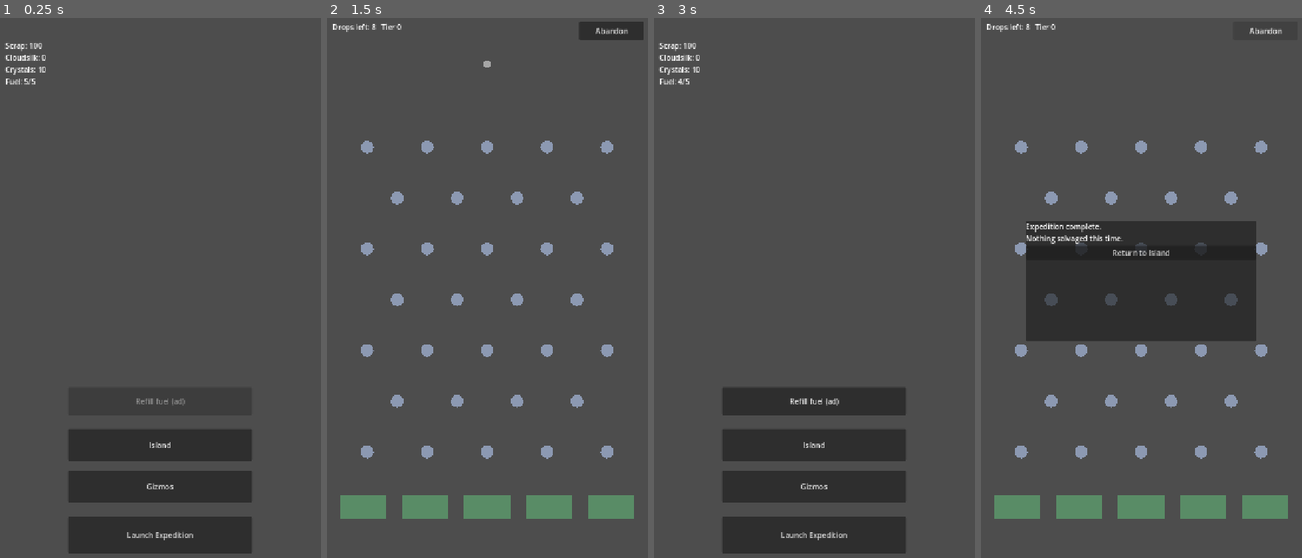
Above: before the commit, frames 1-4 (left to right).
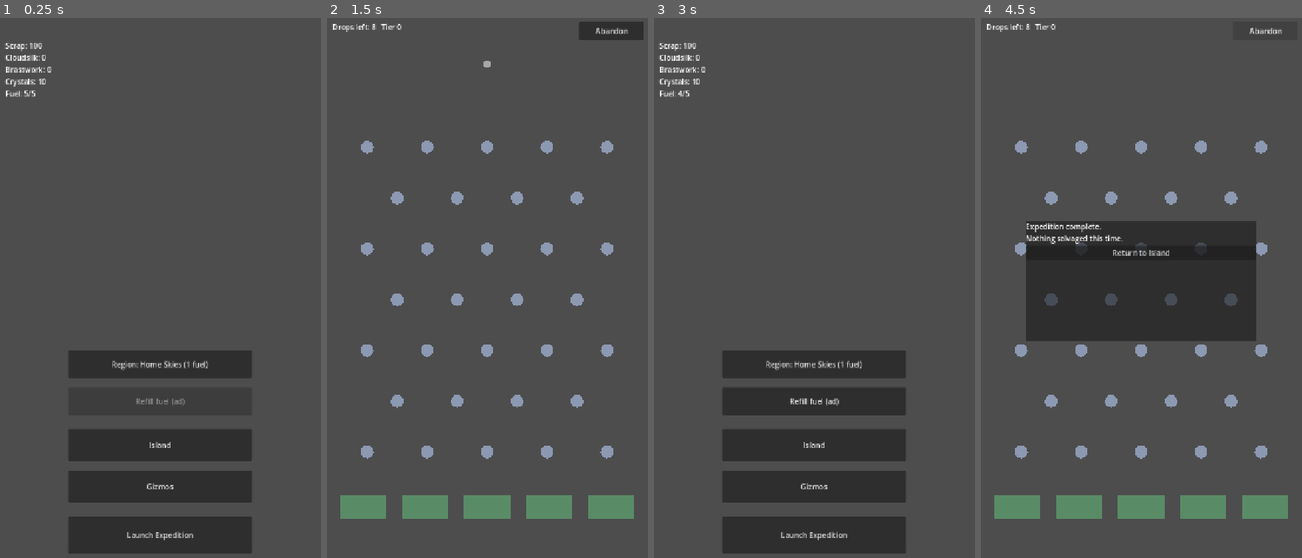
Above: after the commit, the same moments.

Repository: Graydyn/windfall-isle
Game: Godot game, scene res://game/main.tscn
Two runs of this game, one before a commit and one after it. Both use one fixed random seed, a clock stepped at 60 frames per second and the inputs below.
Inputs (mouse positions are in pixels of both pictures, inside the frame that each line leads up to):
- Up to frame 1 (0.25 s): no input
- Up to frame 2 (1.5 s): click (487, 363) at 0.5 s, where only the run after the commit has a clickable "Region: Home Skies (1 fuel)"; click "Launch Expedition" at 1.25 s
- Up to frame 3 (3 s): click "Abandon" at 2 s; click "Return to Island" at 2.75 s
- Up to frame 4 (4.5 s): click "Launch Expedition" at 3.5 s; click "Abandon" at 4.25 s

The runs differ from the first frame. In frame 1, 3.1% of the frame differs, in the area x 1-79%, y 9-67%; in frame 2, nothing differs; in frame 3, 3.1%; in frame 4, nothing differs.

Commit message:
feat: region selection on the launcher and region-aware run scene

Diff:
--- a/game/main.gd
+++ b/game/main.gd
@@ -13,6 +13,7 @@
 	$GizmosButton.pressed.connect(_on_gizmos_pressed)
 	$IslandButton.pressed.connect(_on_island_pressed)
 	$RefillButton.pressed.connect(_on_refill_pressed)
+	$RegionButton.pressed.connect(_on_region_pressed)
 	$RefreshTimer.timeout.connect(_refresh)
 	_refresh()
 
@@ -24,9 +25,10 @@
 func _refresh() -> void:
 	var now := TimeUtil.now()
 	var fuel: Dictionary = GameState.data["fuel"]
-	debug_label.text = "Scrap: %d\nCloudsilk: %d\nCrystals: %d\nFuel: %d/%d" % [
+	debug_label.text = "Scrap: %d\nCloudsilk: %d\nBrasswork: %d\nCrystals: %d\nFuel: %d/%d" % [
 		Economy.balance("scrap"),
 		Economy.balance("cloudsilk"),
+		Economy.balance("brasswork"),
 		Economy.balance("crystals"),
 		FuelModel.current(fuel, now),
 		int(fuel["cap"]),
@@ -34,11 +36,15 @@
 	$RefillButton.visible = Ads.service.is_available(AdService.Placement.FUEL_REFILL)
 	$RefillButton.disabled = FuelModel.current(fuel, now) >= int(fuel["cap"]) \
 		or not AdLimits.can_use(GameState.data, "fuel_refill", _refill_limit(), now)
-	launch_button.disabled = FuelModel.current(fuel, now) < int(DataDefs.run.get("fuel_cost", 1))
+	var region_entry := RegionModel.entry(DataDefs.run, _selected_region())
+	var cost := RegionModel.fuel_cost(region_entry, GameState.data["island"])
+	$RegionButton.text = "Region: %s (%d fuel)" % [String(region_entry.get("name", "?")), cost]
+	launch_button.disabled = FuelModel.current(fuel, now) < cost
 
 
 func _on_launch_pressed() -> void:
-	var cost := int(DataDefs.run.get("fuel_cost", 1))
+	var region_entry := RegionModel.entry(DataDefs.run, _selected_region())
+	var cost := RegionModel.fuel_cost(region_entry, GameState.data["island"])
 	if not FuelModel.spend(GameState.data["fuel"], cost, TimeUtil.now()):
 		_refresh()
 		return
@@ -79,3 +85,25 @@
 
 func _refill_limit() -> int:
 	return int((DataDefs.retention.get("ads", {}) as Dictionary).get("fuel_refills_per_day", 2))
+
+
+func _selected_region() -> String:
+	return RegionModel.selected_id(GameState.data, DataDefs.run, GameState.data["island"])
+
+
+func _on_region_pressed() -> void:
+	var entries := RegionModel.unlocked_entries(DataDefs.run, GameState.data["island"])
+	if entries.size() <= 1:
+		return
+	var current := _selected_region()
+	var index := 0
+	for i in entries.size():
+		if String((entries[i] as Dictionary).get("id", "")) == current:
+			index = i
+			break
+	if not GameState.data.has("expedition"):
+		GameState.data["expedition"] = {"region": RegionModel.FALLBACK_ID}
+	(GameState.data["expedition"] as Dictionary)["region"] = \
+		String((entries[(index + 1) % entries.size()] as Dictionary).get("id", RegionModel.FALLBACK_ID))
+	GameState.save_game()
+	_refresh()
--- a/game/main.tscn
+++ b/game/main.tscn
@@ -35,6 +35,13 @@
 offset_bottom = 1050.0
 text = "Gizmos"
 
+[node name="RegionButton" type="Button" parent="."]
+offset_left = 160.0
+offset_top = 720.0
+offset_right = 560.0
+offset_bottom = 780.0
+text = "Region"
+
 [node name="RefillButton" type="Button" parent="."]
 offset_left = 160.0
 offset_top = 800.0
--- a/game/run/salvage_run.gd
+++ b/game/run/salvage_run.gd
@@ -18,7 +18,8 @@
 func _ready() -> void:
 	var run_defs: Dictionary = DataDefs.run
 	pod_defs = run_defs.get("pod", {})
-	var region: Dictionary = DataDefs.skyfield("region_1")
+	var region_id := RegionModel.selected_id(GameState.data, run_defs, GameState.data["island"])
+	var region: Dictionary = DataDefs.skyfield(region_id)
 	var run_config: Dictionary = run_defs.duplicate()
 	run_config["drops_per_run"] = IslandEffects.drops_per_run(run_defs, GameState.data["island"], DataDefs.buildings)
 	run_config["quota_tiers"] = region.get("quota_tiers", [])
@@ -26,7 +27,7 @@
 	board.build(region, run_defs)
 	var gizmos_state: Dictionary = GameState.data["gizmos"]
 	board.install_gizmos(
-		GizmoLoadout.loadout_for(gizmos_state, "region_1"),
+		GizmoLoadout.loadout_for(gizmos_state, region_id),
 		DataDefs.gizmos,
 		GizmoLoadout.owned(gizmos_state),
 		self)
--- a/tests/test_main_boot.gd
+++ b/tests/test_main_boot.gd
@@ -66,3 +66,40 @@
 	main._on_refill_pressed()
 	assert_eq(FuelModel.current(GameState.data["fuel"], TimeUtil.now()), 0,
 		"spec 6: fuel refills are limited per day")
+
+func test_region_button_shows_the_home_region() -> void:
+	main._refresh()
+	assert_string_contains(main.get_node("RegionButton").text, "Home Skies")
+	assert_string_contains(main.get_node("RegionButton").text, "(1 fuel)")
+
+func test_cycling_without_a_dock_stays_home() -> void:
+	main._on_region_pressed()
+	assert_eq(String(GameState.data["expedition"]["region"]), "region_1",
+		"region 2 is locked until the Dock exists (spec 4.1)")
+
+func test_cycling_with_a_dock_selects_brasswork_reach_and_persists() -> void:
+	GameState.data["island"]["plots"]["plot_0"] = {"building": "dock", "level": 1}
+	main._on_region_pressed()
+	assert_eq(String(GameState.data["expedition"]["region"]), "region_2")
+	assert_string_contains(main.get_node("RegionButton").text, "Brasswork Reach")
+	assert_string_contains(main.get_node("RegionButton").text, "(2 fuel)")
+	var saved := SaveIO.new(TEST_SAVE).read()
+	assert_eq(String((saved["expedition"] as Dictionary)["region"]), "region_2",
+		"the selection survives an OS kill")
+
+func test_dock_level_2_shows_the_discount() -> void:
+	GameState.data["island"]["plots"]["plot_0"] = {"building": "dock", "level": 2}
+	GameState.data["expedition"]["region"] = "region_2"
+	main._refresh()
+	assert_string_contains(main.get_node("RegionButton").text, "(1 fuel)")
+
+func test_launch_disabled_when_fuel_below_region_cost() -> void:
+	GameState.data["island"]["plots"]["plot_0"] = {"building": "dock", "level": 1}
+	GameState.data["expedition"]["region"] = "region_2"
+	GameState.data["fuel"]["amount"] = 1
+	GameState.data["fuel"]["updated_at"] = TimeUtil.now()
+	main._refresh()
+	assert_true(main.get_node("LaunchButton").disabled, "region 2 costs 2 fuel")
+
+func test_debug_label_shows_brasswork() -> void:
+	assert_string_contains(main.get_node("DebugLabel").text, "Brasswork: ")
--- a/tests/test_salvage_run.gd
+++ b/tests/test_salvage_run.gd
@@ -213,3 +213,19 @@
 	assert_true(scene.get_node("UI/Results").visible)
 	assert_false(scene.get_node("UI/Results/VBox/DoubleButton").visible,
 		"nothing to double")
+
+func test_scene_builds_the_selected_region() -> void:
+	GameState.data["island"]["plots"]["plot_0"] = {"building": "dock", "level": 1}
+	GameState.data["expedition"]["region"] = "region_2"
+	var second = add_child_autofree(RunScene.instantiate())
+	await wait_physics_frames(1)
+	assert_eq(second.get_node("Skyfield/DriftZones").get_child_count(), 2)
+	assert_eq(int((second.model.tiers[0] as Dictionary)["scrap_quota"]), 35,
+		"the run model carries region 2's quota tiers")
+
+func test_locked_selection_falls_back_to_region_1() -> void:
+	GameState.data["expedition"]["region"] = "region_2"
+	var second = add_child_autofree(RunScene.instantiate())
+	await wait_physics_frames(1)
+	assert_eq(second.get_node("Skyfield/DriftZones").get_child_count(), 0,
+		"no Dock, no Brasswork Reach; the scene falls back, never crashes")
